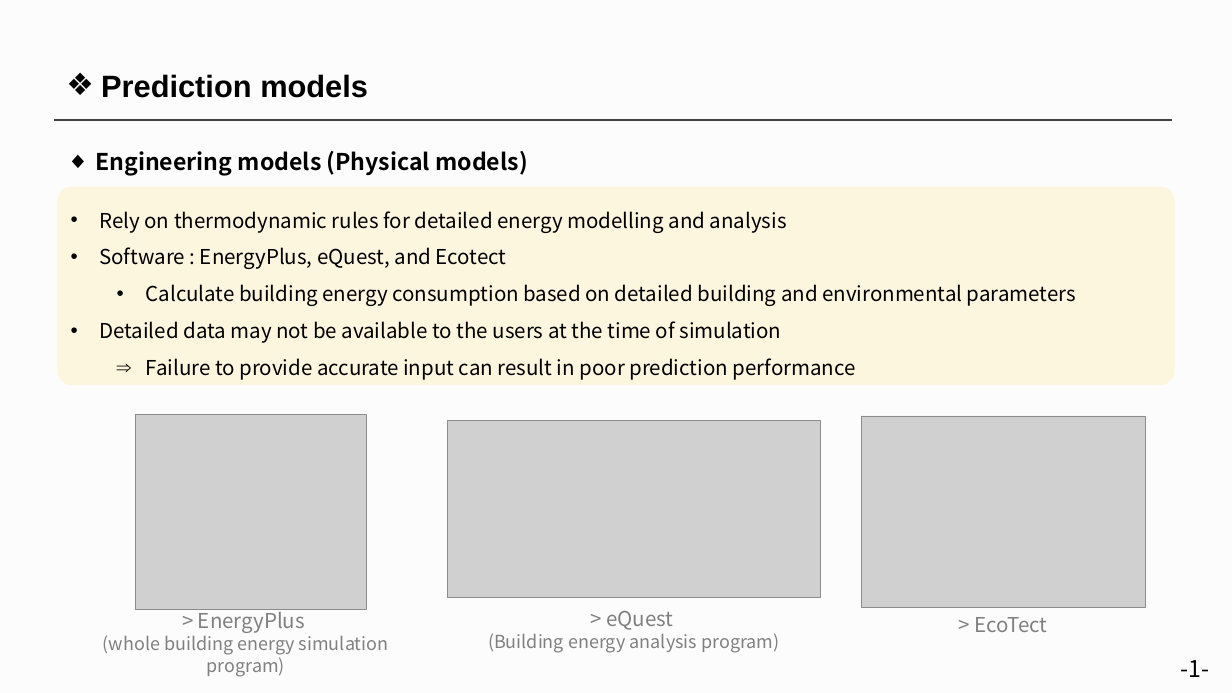
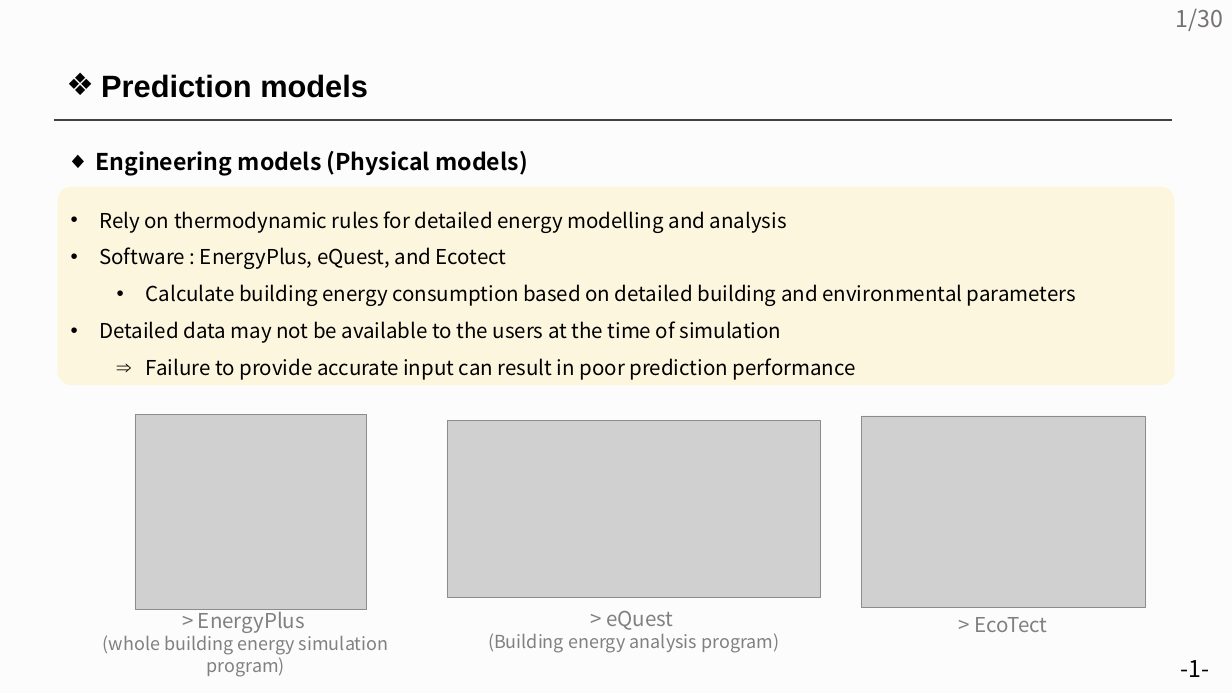
Before and after one commit to sohee98/2022-1st-Course, a slide deck: slide 2 of AI Applications/study 발표/Literature study PPT-SoheeKim.pptx. Drawn at 1232x693 pixels with LibreOffice and Linux fonts; fonts in the diff are those of the drawing; grey boxes stand for pictures. Boxes give left, top, right and bottom in pixels: in the first picture for what was removed or moved away, otherwise in the second. Text is boxed around its words. In the diff, an @@ line names an element or a change of style, - is before the commit and + after.

```diff
--- a/AI Applications/study 발표/Literature study PPT-SoheeKim.pptx
+++ b/AI Applications/study 발표/Literature study PPT-SoheeKim.pptx
@@ text added at (x1=1175, y1=8, x2=1222, y2=31), 18 pt, text #767171 @@
+1/30
```
Also in this commit, not shown: 3 other slides changed, 1 slide added, 2 other files.
